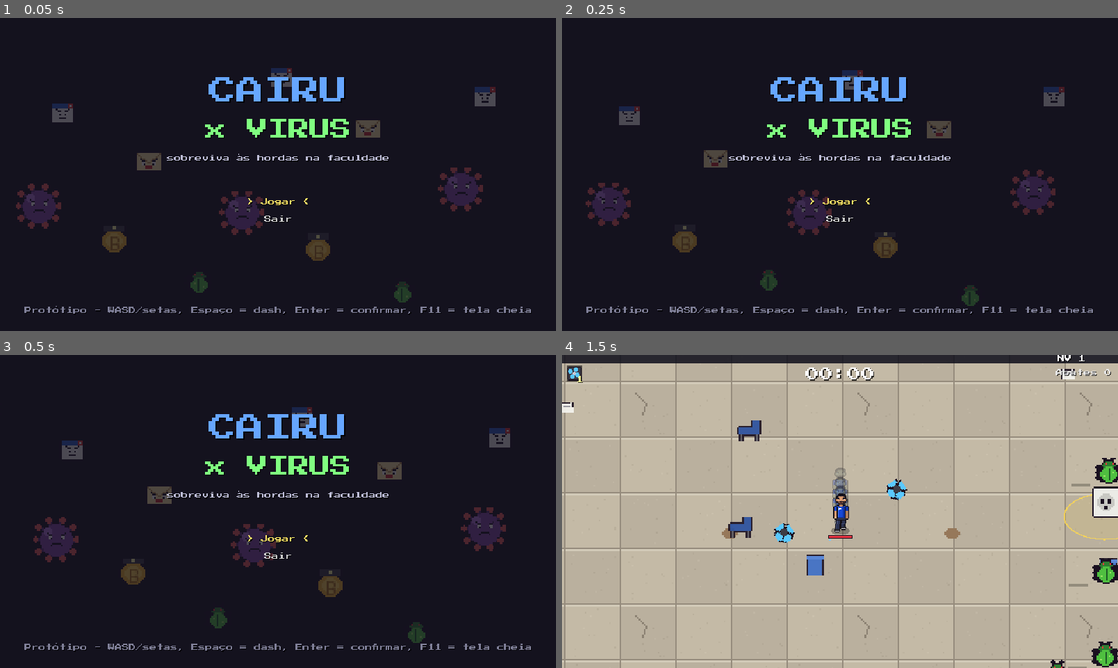
Above: before the commit, frames 1-4 (two rows, left to right).
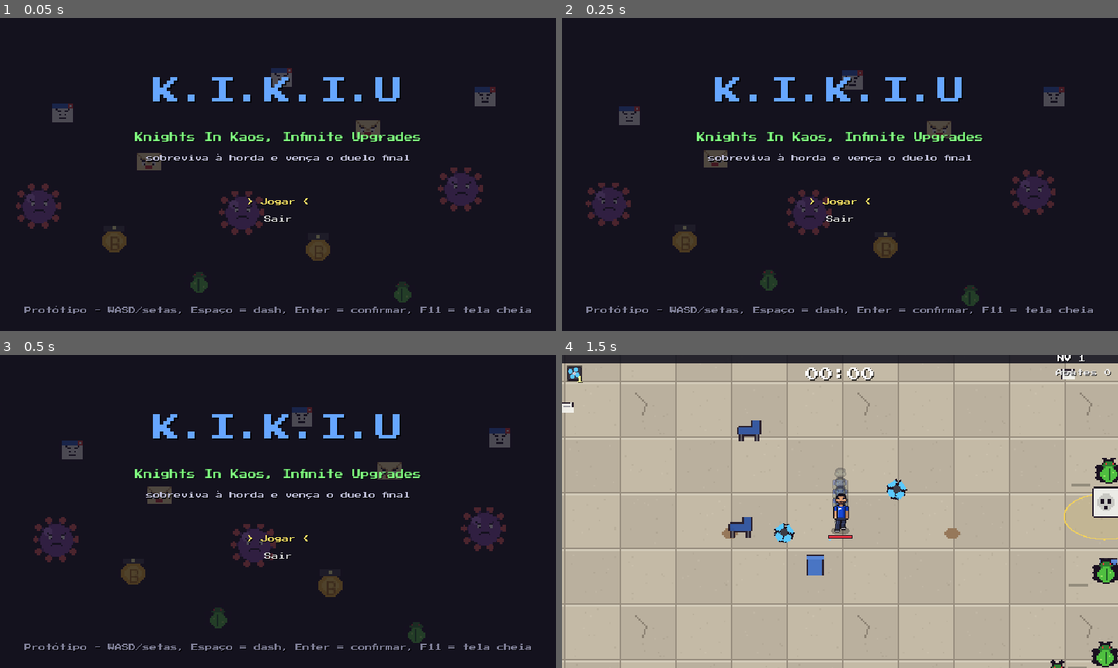
Above: after the commit, the same moments.

Repository: brenoalmeidatec/KIKIU-Survival
Game: Godot game, scene res://main.tscn
The game is run twice, just before and just after one commit, with the same random seed, the same clock (stepped at 60 frames per second) and the same inputs.
Inputs:
- Up to frame 1 (0.05 s): no input
- Up to frame 2 (0.25 s): no input
- Up to frame 3 (0.5 s): no input
- Up to frame 4 (1.5 s): tap Enter (confirmar) at 0.5, 0.6 s; hold D (direita) 0.53-1.28 s; hold S (baixo) from 1.28 s (still down); tap Space (dash) at 1.35 s

The runs differ from the first frame. In frame 1, 3.1% of the frame differs, in the area x 24-76%, y 18-46%; in frame 2, 3.1%; in frame 3, 3.1%; in frame 4, nothing differs.

Commit message:
Hordas: nome do jogo vira K.I.K.I.U (Knights In Kaos, Infinite Upgrades)
Co-Authored-By: Claude Sonnet 5.5 <noreply@anthropic.com>
Claude-Session: https://claude.ai/code/session_01PzBaqZjuL4CM432cnMRuUF

Diff:
--- a/jogos/hordas/projeto/project.godot
+++ b/jogos/hordas/projeto/project.godot
@@ -3,8 +3,8 @@
 
 [application]
 
-config/name="Cairu x Vírus"
-config/description="Sobreviva às hordas de vírus na faculdade."
+config/name="K.I.K.I.U"
+config/description="Knights In Kaos, Infinite Upgrades: sobreviva à horda e vença o duelo final."
 run/main_scene="res://main.tscn"
 config/features=PackedStringArray("4.4", "GL Compatibility")
 
--- a/jogos/hordas/projeto/scripts/hordas/main.gd
+++ b/jogos/hordas/projeto/scripts/hordas/main.gd
@@ -240,9 +240,9 @@
 	match _estado:
 		"titulo":
 			_fundo()
-			_txt(Vector2(0, 100), "CAIRU", 32, Color(0.4, 0.65, 1))
-			_txt(Vector2(0, 140), "x VIRUS", 24, Color(0.5, 1, 0.5))
-			_txt(Vector2(0, 165), "sobreviva às hordas na faculdade", 8, Color(0.75, 0.75, 0.85))
+			_txt(Vector2(0, 100), "K.I.K.I.U", 32, Color(0.4, 0.65, 1))
+			_txt(Vector2(0, 142), "Knights In Kaos, Infinite Upgrades", 10, Color(0.5, 1, 0.5))
+			_txt(Vector2(0, 165), "sobreviva à horda e vença o duelo final", 8, Color(0.75, 0.75, 0.85))
 			var ops := ["Jogar", "Sair"]
 			for i in 2:
 				var sel := i == _sel
Not shown, changed: jogos/hordas/projeto/export_presets.cfg
Not shown, changed: jogos/hordas/LEIA-ME.txt
Not shown, added: jogos/hordas/prints/titulo.png
